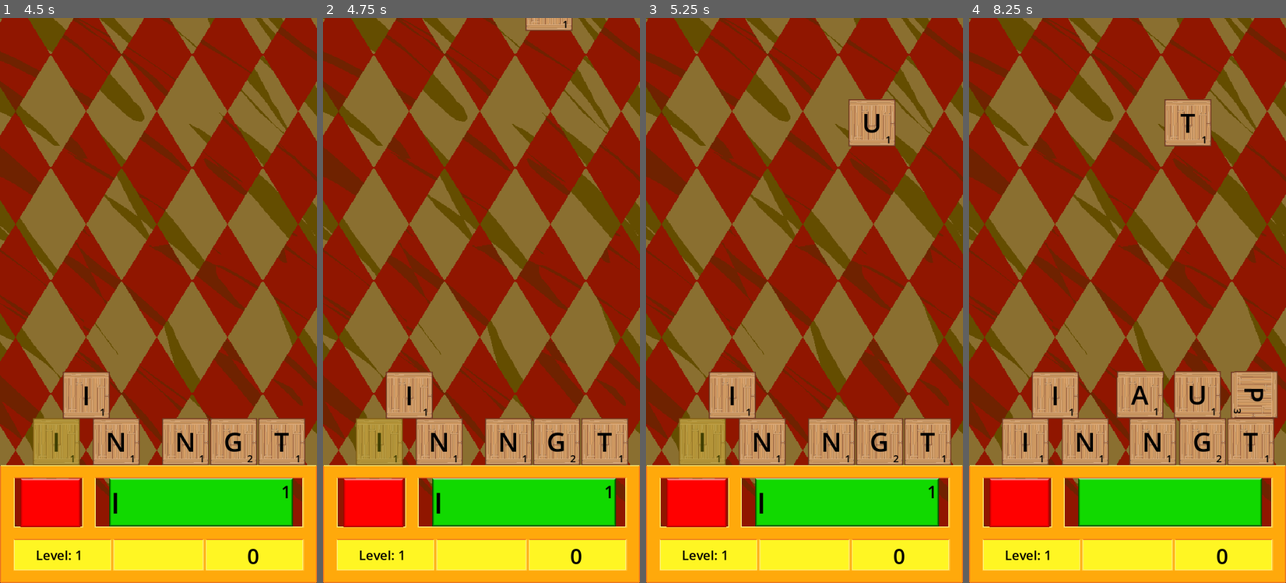
Above: before the commit, frames 1-4 (left to right).
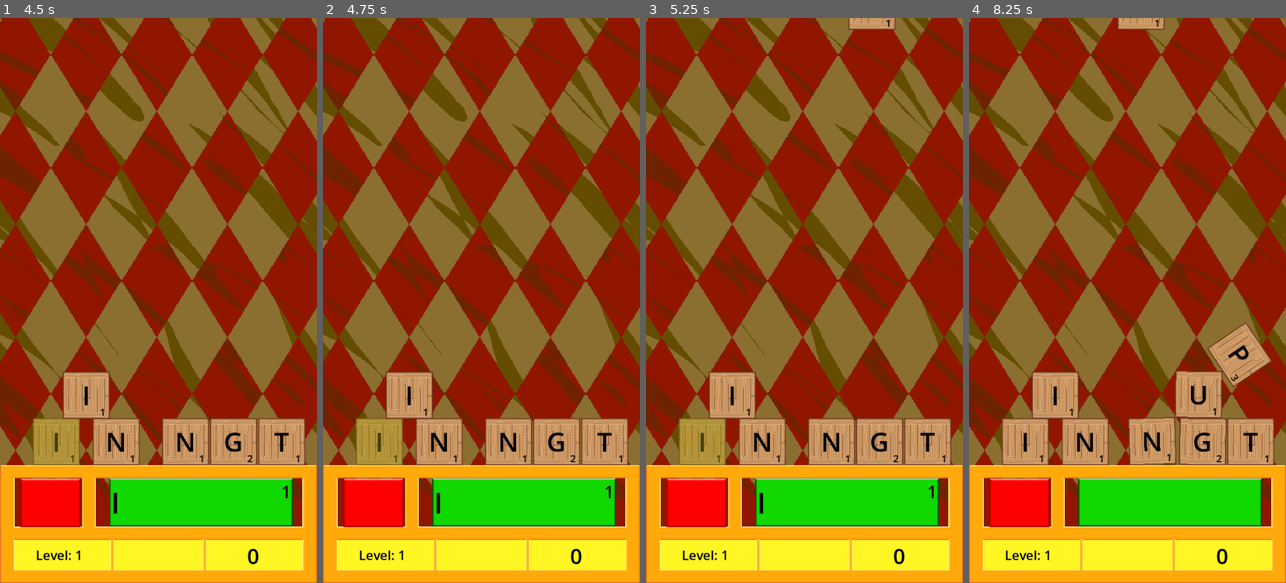
Above: after the commit, the same moments.

Repository: Reicher/lettris2
Game: Godot game, scene res://Main.tscn
Two runs of this game, one before a commit and one after it. Both use one fixed random seed, a clock stepped at 60 frames per second and the inputs below.
Inputs (mouse positions are in pixels of both pictures, inside the frame that each line leads up to):
- Up to frame 1 (4.5 s): tap Enter at 0.5, 2 s; tap Space at 1.25, 2.75 s; click "PLAY" at 3.5 s; click (57, 441) at 4.27 s
- Up to frame 2 (4.75 s): no input
- Up to frame 3 (5.25 s): click "I" at 5 s
- Up to frame 4 (8.25 s): click (1019, 503) at 5.75 s; click (1168, 503) at 6.5 s; click (1168, 503) at 7.25 s; click (1019, 503) at 8 s

Frame 1 is identical in both runs. In frame 2, 0.3% of the frame differs, in the area x 63-79%, y 0-3%; in frame 3, 1.5%; in frame 4, 6.0%, in the area x 46-98%, y 0-80%.

Commit message:
Add export presets and other stuff

Diff:
--- a/icon.svg
+++ /dev/null
@@ -1 +0,0 @@
-<svg height="128" width="128" xmlns="http://www.w3.org/2000/svg"><rect x="2" y="2" width="124" height="124" rx="14" fill="#363d52" stroke="#212532" stroke-width="4"/><g transform="scale(.101) translate(122 122)"><g fill="#fff"><path d="M105 673v33q407 354 814 0v-33z"/><path d="m105 673 152 14q12 1 15 14l4 67 132 10 8-61q2-11 15-15h162q13 4 15 15l8 61 132-10 4-67q3-13 15-14l152-14V427q30-39 56-81-35-59-83-108-43 20-82 47-40-37-88-64 7-51 8-102-59-28-123-42-26 43-46 89-49-7-98 0-20-46-46-89-64 14-123 42 1 51 8 102-48 27-88 64-39-27-82-47-48 49-83 108 26 42 56 81zm0 33v39c0 276 813 276 814 0v-39l-134 12-5 69q-2 10-14 13l-162 11q-12 0-16-11l-10-65H446l-10 65q-4 11-16 11l-162-11q-12-3-14-13l-5-69z" fill="#478cbf"/><path d="M483 600c0 34 58 34 58 0v-86c0-34-58-34-58 0z"/><circle cx="725" cy="526" r="90"/><circle cx="299" cy="526" r="90"/></g><g fill="#414042"><circle cx="307" cy="532" r="60"/><circle cx="717" cy="532" r="60"/></g></g></svg>
--- a/project.godot
+++ b/project.godot
@@ -10,10 +10,11 @@
 
 [application]
 
-config/name="Lettris2"
+config/name="Lettris"
+config/version="2.0"
 run/main_scene="res://Main.tscn"
 config/features=PackedStringArray("4.2", "Mobile")
-config/icon="res://icon.svg"
+config/icon="res://assets/favicon.png"
 
 [display]
 
--- a/scenes/Game.tscn
+++ b/scenes/Game.tscn
@@ -182,6 +182,7 @@
 metadata/_edit_lock_ = true
 
 [node name="Timer" type="Timer" parent="."]
+wait_time = 1.5
 autostart = true
 
 [connection signal="pressed" from="GameArea/UI/Confirm" to="." method="_on_confirm_pressed"]
--- a/scripts/Game.gd
+++ b/scripts/Game.gd
@@ -1,4 +1,6 @@
 extends Control
+
+var game_over = preload("res://scenes/GameOver.tscn")
 
 # Preload the box scenes
 var Normal = preload("res://scenes/boxes/Basebox.tscn")
@@ -63,7 +65,7 @@
 	# Check if any box is above the visible screen ( must be possible in some nicer way?)
 	for child in get_children():
 		if child.name != "Timer" and child.position.y < 0:
-			get_tree().change_scene_to_file("res://scenes/GameOver.tscn")
+			get_tree().change_scene_to_packed(game_over)
 
 	var box = _get_next_box_type().instantiate()
 
@@ -121,4 +123,3 @@
 
 	get_node("GameArea/UI/Score").text = str(score)
 	get_node("GameArea/UI/Level").text = "Level: " + str(level)
-	print("karma: " + str(karma))
--- a/scripts/GameOver.gd
+++ b/scripts/GameOver.gd
@@ -1,4 +1,6 @@
 extends Control
 
+var main_menu = preload("res://scenes/MainMenu.tscn")
+
 func _on_texture_button_pressed():
-	get_tree().change_scene_to_file("res://scenes/MainMenu.tscn")
+	get_tree().change_scene_to_packed(main_menu)
--- a/scripts/Main.gd
+++ b/scripts/Main.gd
@@ -1,4 +1,6 @@
 extends Node2D
 
+var splash = preload("res://scenes/SplashScreen.tscn")
+
 func _ready():
-	get_tree().change_scene_to_file("res://scenes/SplashScreen.tscn")
+	get_tree().change_scene_to_packed(splash)
--- a/scripts/PlayButton.gd
+++ b/scripts/PlayButton.gd
@@ -1,6 +1,7 @@
 extends TextureButton
 
+var game = preload("res://scenes/Game.tscn")
 
 func _on_pressed():
 	print("Start Game")
-	get_tree().change_scene_to_file("res://scenes/Game.tscn")
+	get_tree().change_scene_to_packed(game)
--- a/scripts/SplashScreen.gd
+++ b/scripts/SplashScreen.gd
@@ -1,5 +1,7 @@
 # SplashScreen.gd
 extends Control
 
+var main_menu = preload("res://scenes/MainMenu.tscn")
+
 func _on_timer_timeout():
-	get_tree().change_scene_to_file("res://scenes/MainMenu.tscn")
+	get_tree().change_scene_to_packed(main_menu)
Binary file added: assets/favicon.png
Not shown, added: export_presets.cfg
